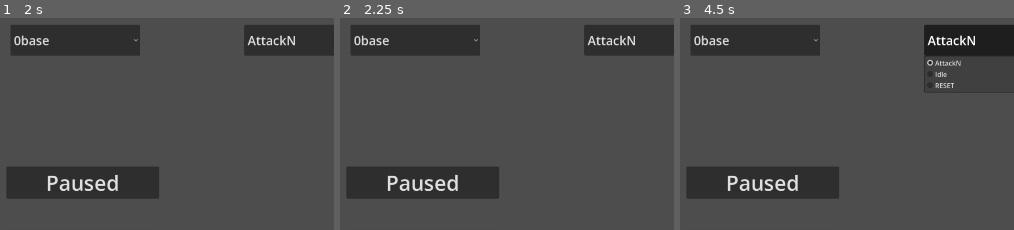
Above: before the commit, frames 1-3 (left to right).
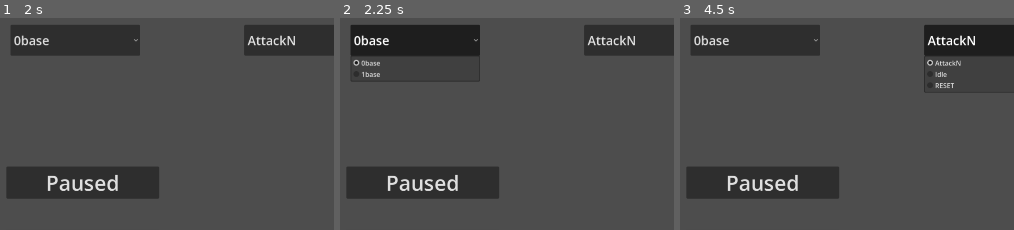
Above: after the commit, the same moments.

Repository: AcroPR/HyperStrikeDudes2D
Game: Godot game, scene res://src/core/debug_tools/hitbox_animator/hitbox_animator.tscn
Same seed, same stepped clock (60 frames per second), same inputs: the game is played once before the commit and once after it.
Inputs (mouse positions are % of the whole screen's width and height, from its top left):
- Up to frame 1 (2 s): click "AttackN" at 0.5 s; click (12, 66) at 1.25 s
- Up to frame 2 (2.25 s): click "0base" at 2 s
- Up to frame 3 (4.5 s): click "Create Hitbox" at 2.75 s; click "0base" at 3.5 s; click "AttackN" at 4.25 s
The pictures show only the part of the screen within x 0-50%, y 0-50%; the shares and areas given below are measured in that part.

Frame 1 is identical in both runs. In frame 2, 0.4% of the frame differs, in the area x 3-42%, y 8-30%; in frame 3, nothing differs.

Commit message:
feat: fixed hitbox animator when selecting a different fighter

Diff:
--- a/src/core/debug_tools/hitbox_animator/hitbox_animator.tscn
+++ b/src/core/debug_tools/hitbox_animator/hitbox_animator.tscn
@@ -38,7 +38,9 @@
 anchors_preset = 9
 anchor_bottom = 1.0
 offset_left = 44.0
-offset_right = 385.0
+offset_top = 331.0
+offset_right = 411.0
+offset_bottom = -331.0
 grow_vertical = 2
 theme_override_constants/separation = 75
 alignment = 1
--- a/src/core/debug_tools/hitbox_animator/scripts/hitbox_animator.gd
+++ b/src/core/debug_tools/hitbox_animator/scripts/hitbox_animator.gd
@@ -18,9 +18,11 @@
 func _add_selected_animations():
 	var itemNum = 0
 	animationList = fighterNode.animationPlayer.get_animation_list()
+	selectedAnimation.clear()
 	for animation in animationList:
 		selectedAnimation.add_item(animation, itemNum)
 		itemNum += 1
+	_on_selected_animation_item_selected(0)
 
 func _add_selected_fighters():
 	var allFighters = DirAccess.open(fighterDir)
@@ -37,7 +39,6 @@
 func _ready() -> void:
 	_add_selected_fighters()
 	_on_selected_fighter_item_selected(0)
-	_on_selected_animation_item_selected(0)
 
 func _process(_delta):
 	match paused:
@@ -71,6 +72,8 @@
 	_on_play_button_pressed()
 
 func _on_selected_fighter_item_selected(index: int) -> void:
+	for child in fighterSpawn.get_children():
+		child.queue_free()
 	var fighterPath = fighterDir + fighterNames[index] + "/fighter.tscn"
 	var fighter = load(fighterPath)
 	var fighterInstance: Fighter = fighter.instantiate()
--- /dev/null
+++ b/src/fighters/1base/fighter.tscn
@@ -0,0 +1,278 @@
+[gd_scene format=3 uid="uid://bkjwtc68lqy53"]
+
+[ext_resource type="Script" uid="uid://bd1658rpa3ayh" path="res://src/fighters/0base/scripts/fighter.gd" id="1_q03wq"]
+[ext_resource type="PackedScene" uid="uid://dmaq2uqrdw6tm" path="res://src/input_component/input_component.tscn" id="2_ihgf5"]
+[ext_resource type="PackedScene" uid="uid://outpo1tmt7xp" path="res://src/state_machines/fighter_state_machine.tscn" id="3_dijxq"]
+[ext_resource type="Script" uid="uid://dy20tb5nf8pu0" path="res://src/fighters/0base/states/air_movement/state_air.gd" id="4_7whgh"]
+[ext_resource type="Script" uid="uid://dthq6p85ik0wp" path="res://src/fighters/0base/states/air_movement/state_ledge.gd" id="5_bqjjq"]
+[ext_resource type="Script" uid="uid://v2v1kuexnvnm" path="res://src/fighters/0base/states/defensive_options/state_block.gd" id="6_5jxqe"]
+[ext_resource type="Script" uid="uid://cqkapsaigwdv3" path="res://src/fighters/0base/states/defensive_options/state_roll.gd" id="7_ea4th"]
+[ext_resource type="Script" uid="uid://8gladtr412ya" path="res://src/fighters/0base/states/defensive_options/state_air_dodge.gd" id="8_n2ucq"]
+[ext_resource type="Script" uid="uid://bl525lpc5sfy0" path="res://src/fighters/0base/states/ground_attacks/state_attack_n.gd" id="9_pc2e7"]
+[ext_resource type="Script" uid="uid://7sch7usxq4bg" path="res://src/fighters/0base/states/ground_movement/state_crouch.gd" id="10_avelw"]
+[ext_resource type="Script" uid="uid://cbmdajejhd2ef" path="res://src/fighters/0base/states/ground_movement/state_dash.gd" id="11_ck2ml"]
+[ext_resource type="Script" uid="uid://bx4b84r5vuyil" path="res://src/fighters/0base/states/ground_movement/state_idle.gd" id="12_14n7e"]
+[ext_resource type="Script" uid="uid://byvmyfkscs7sy" path="res://src/fighters/0base/states/ground_movement/state_landing.gd" id="13_jolk0"]
+[ext_resource type="Script" uid="uid://b3x2chrb218dd" path="res://src/fighters/0base/states/ground_movement/state_skid.gd" id="14_bsul1"]
+[ext_resource type="Script" uid="uid://dlnlnnyamxl86" path="res://src/fighters/0base/states/ground_movement/state_run.gd" id="15_pptpe"]
+[ext_resource type="Script" uid="uid://b3t8173xmtsxd" path="res://src/fighters/0base/states/ground_movement/state_walk.gd" id="16_dd672"]
+[ext_resource type="Script" uid="uid://btcekulraylpp" path="res://src/fighters/0base/states/ground_movement/state_jumpsquat.gd" id="17_edns8"]
+[ext_resource type="Texture2D" uid="uid://cqts77y8ka3qg" path="res://assets/fighters/0base/Bot_Naked.png" id="18_gq675"]
+[ext_resource type="PackedScene" uid="uid://c22hdvtllxe2d" path="res://src/fighters/0base/off_screen_marker.tscn" id="19_1jtwy"]
+
+[sub_resource type="RectangleShape2D" id="RectangleShape2D_q03wq"]
+size = Vector2(98, 138)
+
+[sub_resource type="RectangleShape2D" id="RectangleShape2D_ihgf5"]
+size = Vector2(150, 64)
+
+[sub_resource type="RectangleShape2D" id="RectangleShape2D_dijxq"]
+size = Vector2(132, 54)
+
+[sub_resource type="ViewportTexture" id="ViewportTexture_q03wq"]
+viewport_path = NodePath("../SubViewportContainer/SubViewport")
+
+[sub_resource type="Animation" id="Animation_xp0b5"]
+resource_name = "AttackN"
+tracks/0/type = "value"
+tracks/0/imported = false
+tracks/0/enabled = true
+tracks/0/path = NodePath("SubViewportContainer/SubViewport/OffScreenCamera2D/Model/Sprite2D:modulate")
+tracks/0/interp = 1
+tracks/0/loop_wrap = true
+tracks/0/keys = {
+"times": PackedFloat32Array(0, 1),
+"transitions": PackedFloat32Array(1, 1),
+"update": 0,
+"values": [Color(1, 0, 0, 1), Color(1, 1, 1, 1)]
+}
+
+[sub_resource type="Animation" id="Animation_3f8t4"]
+resource_name = "Idle"
+tracks/0/type = "value"
+tracks/0/imported = false
+tracks/0/enabled = true
+tracks/0/path = NodePath("SubViewportContainer/SubViewport/OffScreenCamera2D/Model/Sprite2D:modulate")
+tracks/0/interp = 1
+tracks/0/loop_wrap = true
+tracks/0/keys = {
+"times": PackedFloat32Array(0),
+"transitions": PackedFloat32Array(1),
+"update": 0,
+"values": [Color(0, 1, 1, 1)]
+}
+
+[sub_resource type="Animation" id="Animation_oluc5"]
+length = 0.001
+tracks/0/type = "value"
+tracks/0/imported = false
+tracks/0/enabled = true
+tracks/0/path = NodePath("SubViewportContainer/SubViewport/OffScreenCamera2D/Model/Sprite2D:modulate")
+tracks/0/interp = 1
+tracks/0/loop_wrap = true
+tracks/0/keys = {
+"times": PackedFloat32Array(0),
+"transitions": PackedFloat32Array(1),
+"update": 0,
+"values": [Color(1, 1, 1, 1)]
+}
+
+[sub_resource type="AnimationLibrary" id="AnimationLibrary_bqjjq"]
+_data = {
+&"AttackN": SubResource("Animation_xp0b5"),
+&"Idle": SubResource("Animation_3f8t4"),
+&"RESET": SubResource("Animation_oluc5")
+}
+
+[node name="Fighter" type="CharacterBody2D" unique_id=1965421453 node_paths=PackedStringArray("stateMachine")]
+script = ExtResource("1_q03wq")
+stateMachine = NodePath("FighterStateMachine")
+metadata/_custom_type_script = "uid://bd1658rpa3ayh"
+
+[node name="InputComponent" parent="." unique_id=1274369590 instance=ExtResource("2_ihgf5")]
+
+[node name="FighterStateMachine" parent="." unique_id=829114942 node_paths=PackedStringArray("startingState") instance=ExtResource("3_dijxq")]
+startingState = NodePath("GroundMovement/Idle")
+
+[node name="AirMovement" type="Node" parent="FighterStateMachine" unique_id=2102504815]
+
+[node name="Air" type="Node" parent="FighterStateMachine/AirMovement" unique_id=896416100 node_paths=PackedStringArray("airDodgeState", "landingState")]
+script = ExtResource("4_7whgh")
+airDodgeState = NodePath("../../DefensiveOptions/AirDodge")
+landingState = NodePath("../../GroundMovement/Landing")
+
+[node name="Ledge" type="Node" parent="FighterStateMachine/AirMovement" unique_id=985291046 node_paths=PackedStringArray("airState")]
+script = ExtResource("5_bqjjq")
+airState = NodePath("../Air")
+
+[node name="DefensiveOptions" type="Node" parent="FighterStateMachine" unique_id=1375975283]
+
+[node name="Block" type="Node" parent="FighterStateMachine/DefensiveOptions" unique_id=1451267289 node_paths=PackedStringArray("airState", "idleState", "jumpSquatState", "rollState")]
+script = ExtResource("6_5jxqe")
+airState = NodePath("../../AirMovement/Air")
+idleState = NodePath("../../GroundMovement/Idle")
+jumpSquatState = NodePath("../../GroundMovement/JumpSquat")
+rollState = NodePath("../Roll")
+
+[node name="Roll" type="Node" parent="FighterStateMachine/DefensiveOptions" unique_id=1522144360 node_paths=PackedStringArray("airState", "idleState")]
+script = ExtResource("7_ea4th")
+airState = NodePath("../../AirMovement/Air")
+idleState = NodePath("../../GroundMovement/Idle")
+
+[node name="AirDodge" type="Node" parent="FighterStateMachine/DefensiveOptions" unique_id=806605303 node_paths=PackedStringArray("airState", "landingState")]
+script = ExtResource("8_n2ucq")
+airState = NodePath("../../AirMovement/Air")
+landingState = NodePath("../../GroundMovement/Landing")
+
+[node name="GroundAttacks" type="Node" parent="FighterStateMachine" unique_id=684145671]
+
+[node name="AttackN" type="Node" parent="FighterStateMachine/GroundAttacks" unique_id=1917088986 node_paths=PackedStringArray("airState", "idleState")]
+script = ExtResource("9_pc2e7")
+airState = NodePath("../../AirMovement/Air")
+idleState = NodePath("../../GroundMovement/Idle")
+
+[node name="GroundMovement" type="Node" parent="FighterStateMachine" unique_id=2005907434]
+
+[node name="Crouch" type="Node" parent="FighterStateMachine/GroundMovement" unique_id=906206649 node_paths=PackedStringArray("airState", "blockState", "idleState", "jumpSquatState", "walkState")]
+script = ExtResource("10_avelw")
+airState = NodePath("../../AirMovement/Air")
+blockState = NodePath("../../DefensiveOptions/Block")
+idleState = NodePath("../Idle")
+jumpSquatState = NodePath("../JumpSquat")
+walkState = NodePath("../Walk")
+
+[node name="Dash" type="Node" parent="FighterStateMachine/GroundMovement" unique_id=543591346 node_paths=PackedStringArray("airState", "blockState", "crouchState", "jumpSquatState", "idleState", "runState")]
+script = ExtResource("11_ck2ml")
+airState = NodePath("../../AirMovement/Air")
+blockState = NodePath("../../DefensiveOptions/Block")
+crouchState = NodePath("../Crouch")
+jumpSquatState = NodePath("../JumpSquat")
+idleState = NodePath("../Idle")
+runState = NodePath("../Run")
+
+[node name="Idle" type="Node" parent="FighterStateMachine/GroundMovement" unique_id=1020849583 node_paths=PackedStringArray("airState", "blockState", "crouchState", "dashState", "jumpSquatState", "walkState", "attackNState")]
+script = ExtResource("12_14n7e")
+airState = NodePath("../../AirMovement/Air")
+blockState = NodePath("../../DefensiveOptions/Block")
+crouchState = NodePath("../Crouch")
+dashState = NodePath("../Dash")
+jumpSquatState = NodePath("../JumpSquat")
+walkState = NodePath("../Walk")
+attackNState = NodePath("../../GroundAttacks/AttackN")
+
+[node name="Landing" type="Node" parent="FighterStateMachine/GroundMovement" unique_id=978992079 node_paths=PackedStringArray("airState", "idleState")]
+script = ExtResource("13_jolk0")
+airState = NodePath("../../AirMovement/Air")
+idleState = NodePath("../Idle")
+
+[node name="Skid" type="Node" parent="FighterStateMachine/GroundMovement" unique_id=1609448005 node_paths=PackedStringArray("airState", "idleState", "jumpSquatState")]
+script = ExtResource("14_bsul1")
+airState = NodePath("../../AirMovement/Air")
+idleState = NodePath("../Idle")
+jumpSquatState = NodePath("../JumpSquat")
+
+[node name="Run" type="Node" parent="FighterStateMachine/GroundMovement" unique_id=330079565 node_paths=PackedStringArray("airState", "blockState", "crouchState", "skidState", "jumpSquatState")]
+script = ExtResource("15_pptpe")
+airState = NodePath("../../AirMovement/Air")
+blockState = NodePath("../../DefensiveOptions/Block")
+crouchState = NodePath("../Crouch")
+skidState = NodePath("../Skid")
+jumpSquatState = NodePath("../JumpSquat")
+
+[node name="Walk" type="Node" parent="FighterStateMachine/GroundMovement" unique_id=1021064817 node_paths=PackedStringArray("airState", "blockState", "crouchState", "dashState", "idleState", "jumpSquatState")]
+script = ExtResource("16_dd672")
+airState = NodePath("../../AirMovement/Air")
+blockState = NodePath("../../DefensiveOptions/Block")
+crouchState = NodePath("../Crouch")
+dashState = NodePath("../Dash")
+idleState = NodePath("../Idle")
+jumpSquatState = NodePath("../JumpSquat")
+
+[node name="JumpSquat" type="Node" parent="FighterStateMachine/GroundMovement" unique_id=1448963581 node_paths=PackedStringArray("airState")]
+script = ExtResource("17_edns8")
+airState = NodePath("../../AirMovement/Air")
+
+[node name="SubViewportContainer" type="SubViewportContainer" parent="." unique_id=1082761452]
+anchors_preset = 8
+anchor_left = 0.5
+anchor_top = 0.5
+anchor_right = 0.5
+anchor_bottom = 0.5
+offset_left = -256.0
+offset_top = -256.0
+offset_right = 256.0
+offset_bottom = 256.0
+grow_horizontal = 2
+grow_vertical = 2
+
+[node name="SubViewport" type="SubViewport" parent="SubViewportContainer" unique_id=1507495545]
+transparent_bg = true
+handle_input_locally = false
+canvas_item_default_texture_filter = 4
+render_target_update_mode = 4
+
+[node name="OffScreenCamera2D" type="Camera2D" parent="SubViewportContainer/SubViewport" unique_id=479683563]
+position = Vector2(256, 256)
+
+[node name="Model" type="Node2D" parent="SubViewportContainer/SubViewport/OffScreenCamera2D" unique_id=2086059576]
+
+[node name="Sprite2D" type="Sprite2D" parent="SubViewportContainer/SubViewport/OffScreenCamera2D/Model" unique_id=136373447]
+scale = Vector2(0.5, 0.5)
+texture = ExtResource("18_gq675")
+
+[node name="CollisionShape2D" type="CollisionShape2D" parent="." unique_id=788781722]
+shape = SubResource("RectangleShape2D_q03wq")
+debug_color = Color(0.87058824, 0.3529412, 0, 0.41960785)
+
+[node name="ModelCollisions" type="Node2D" parent="." unique_id=2055640225]
+
+[node name="Hitboxes" type="Node2D" parent="ModelCollisions" unique_id=1875973628]
+
+[node name="Hurtboxes" type="Node2D" parent="ModelCollisions" unique_id=196984598]
+
+[node name="Hurtbox" type="Area2D" parent="ModelCollisions/Hurtboxes" unique_id=1338030731]
+collision_layer = 16
+collision_mask = 72
+
+[node name="CollisionShape2D" type="CollisionShape2D" parent="ModelCollisions/Hurtboxes/Hurtbox" unique_id=1156033403]
+shape = SubResource("RectangleShape2D_ihgf5")
+debug_color = Color(0, 0.6465699, 0.24130636, 0.41960785)
+
+[node name="LedgeGrabBox" type="Area2D" parent="ModelCollisions" unique_id=158558609]
+position = Vector2(66, -59)
+collision_layer = 0
+collision_mask = 128
+
+[node name="CollisionShape2D" type="CollisionShape2D" parent="ModelCollisions/LedgeGrabBox" unique_id=1905266357]
+shape = SubResource("RectangleShape2D_dijxq")
+
+[node name="LedgePosition" type="Marker2D" parent="ModelCollisions" unique_id=391234134]
+position = Vector2(66, -59)
+
+[node name="OffScreenMarker" parent="." unique_id=1581201541 node_paths=PackedStringArray("parent") instance=ExtResource("19_1jtwy")]
+position = Vector2(0, -134)
+onScreenOffset = Vector2(0.5, -134)
+parent = NodePath("..")
+
+[node name="Sprite2D" parent="OffScreenMarker" index="1" unique_id=1817361776]
+texture = SubResource("ViewportTexture_q03wq")
+
+[node name="StateLabel" type="Label" parent="." unique_id=93716817]
+anchors_preset = 8
+anchor_left = 0.5
+anchor_top = 0.5
+anchor_right = 0.5
+anchor_bottom = 0.5
+offset_left = -73.5
+offset_top = -99.375
+offset_right = 73.5
+offset_bottom = -76.375
+grow_horizontal = 2
+grow_vertical = 2
+text = "State: Idle"
+horizontal_alignment = 1
+
+[node name="AnimationPlayer" type="AnimationPlayer" parent="." unique_id=74854735]
+libraries/ = SubResource("AnimationLibrary_bqjjq")
+
+[editable path="OffScreenMarker"]
